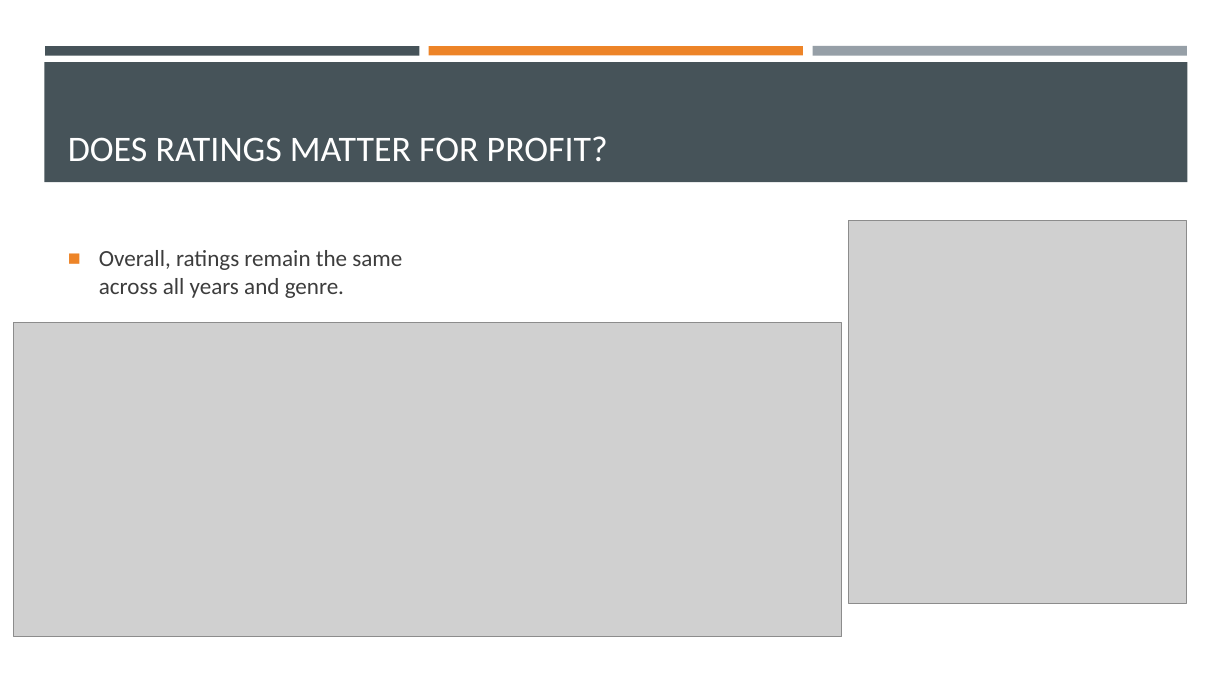
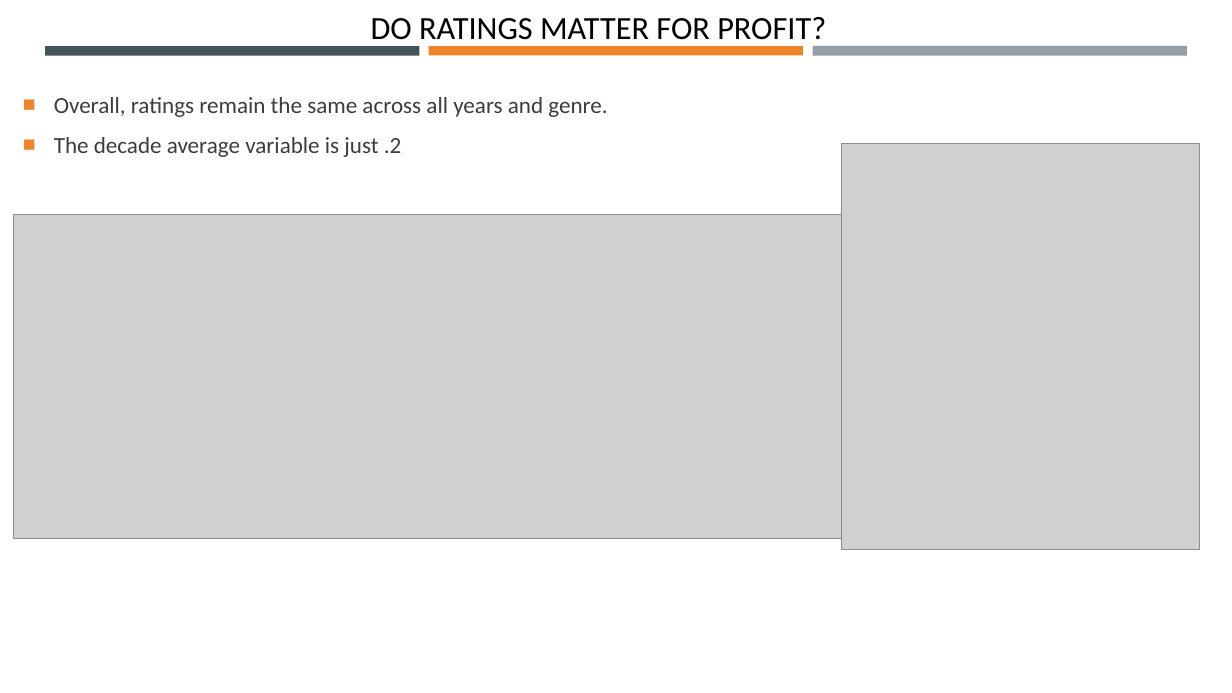
Before and after one commit to Robotrousers/Group1Proj1, a slide deck: slide 7 of MoMoviesPrez.pptx (slide 9 before the commit). Drawn at 1232x693 pixels with LibreOffice and Linux fonts; fonts in the diff are those of the drawing; grey boxes stand for pictures. Boxes give left, top, right and bottom in pixels: in the first picture for what was removed or moved away, otherwise in the second. Text is boxed around its words. In the diff, an @@ line names an element or a change of style, - is before the commit and + after.

```diff
--- a/MoMoviesPrez.pptx
+++ b/MoMoviesPrez.pptx
@@ title at (x1=371, y1=17, x2=826, y2=47): text changed; size 28 to 25.2 pt; text colour #FFFFFF to #000000 @@
-DOES RATINGS MATTER FOR PROFIT?
+DO RATINGS MATTER FOR PROFIT?
@@ text "Overall, ratings remain the same ..." moved from (x1=99, y1=250, x2=402, y2=298) to (x1=54, y1=97, x2=607, y2=157) @@
@@ rectangle removed at (x1=44, y1=62, x2=1188, y2=182) @@
@@ text at (x1=54, y1=137, x2=402, y2=157): paragraph added @@
+■ The decade average variable is just .2
@@ picture resized from (x1=849, y1=220, x2=1188, y2=604) to (x1=842, y1=143, x2=1201, y2=549) @@
@@ picture resized from (x1=14, y1=323, x2=842, y2=637) to (x1=14, y1=214, x2=842, y2=538) @@
```
Also in this commit, not shown: 4 other slides changed, 7 slides added, 11 slides removed.
